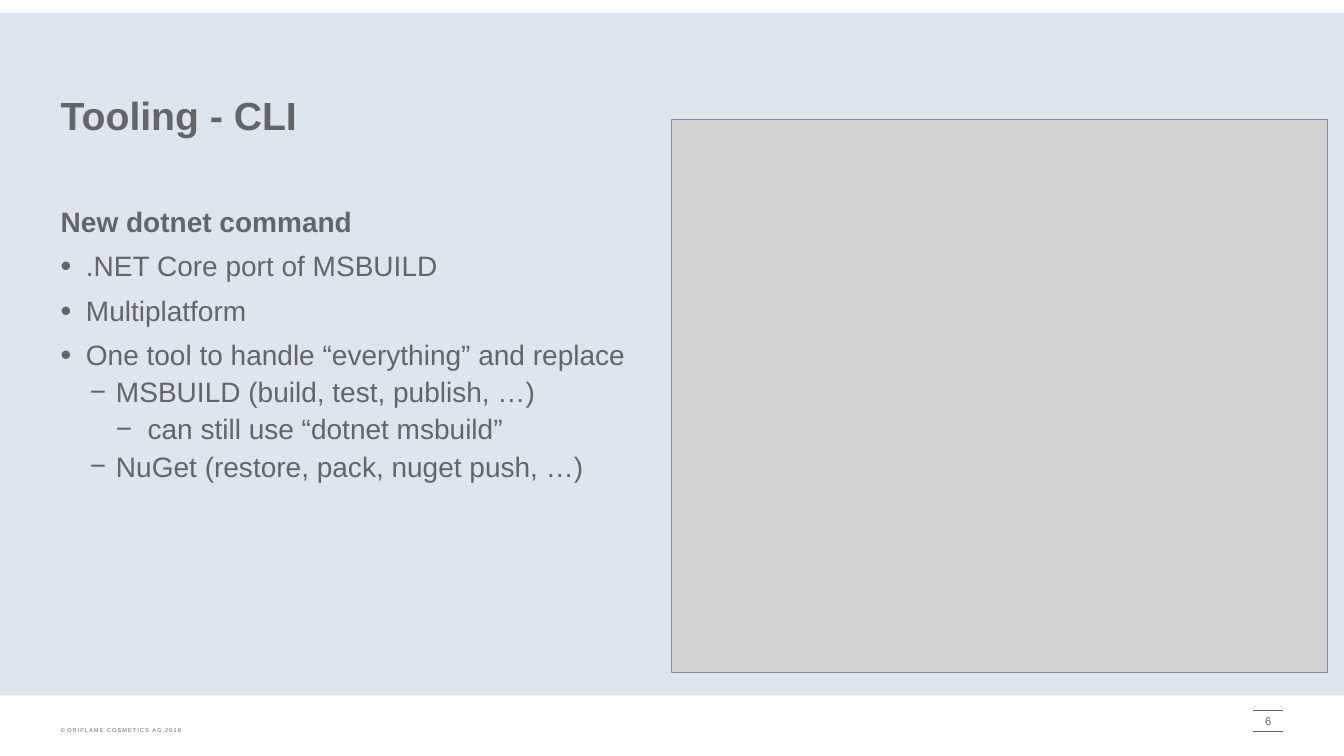
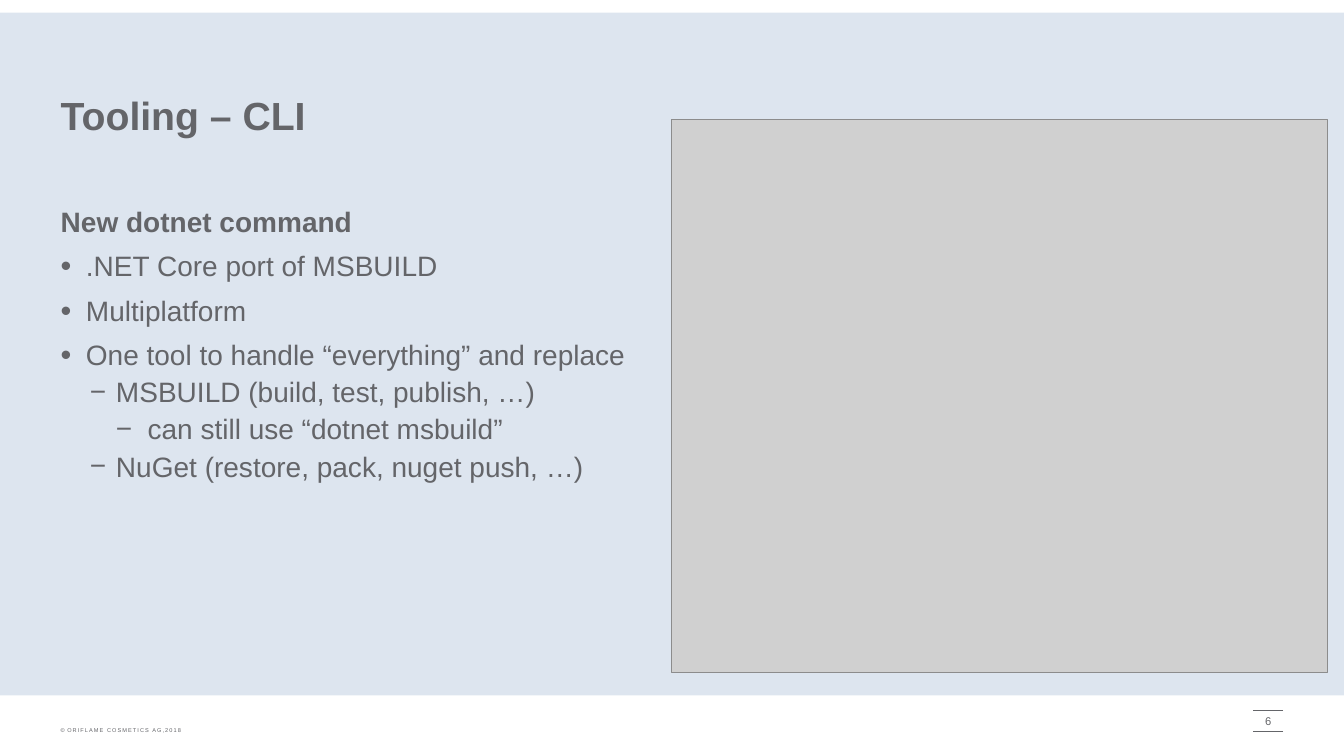
Before and after one commit to onpaj/coreintro, a slide deck: slide 6 of docs/CoreIntro.pptx. Drawn at 1344x756 pixels with LibreOffice and Linux fonts; fonts in the diff are those of the drawing; grey boxes stand for pictures; background and template pictures are left out. Boxes give left, top, right and bottom in pixels: in the first picture for what was removed or moved away, otherwise in the second. Text is boxed around its words. In the diff, an @@ line names an element or a change of style, - is before the commit and + after.

```diff
--- a/docs/CoreIntro.pptx
+++ b/docs/CoreIntro.pptx
@@ title at (61, 101, 306, 138): text changed @@
-Tooling - CLI
+Tooling – CLI
```
Also in this commit, not shown: 3 other slides changed, 9 slides added, 1 slide removed, 7 other files.
